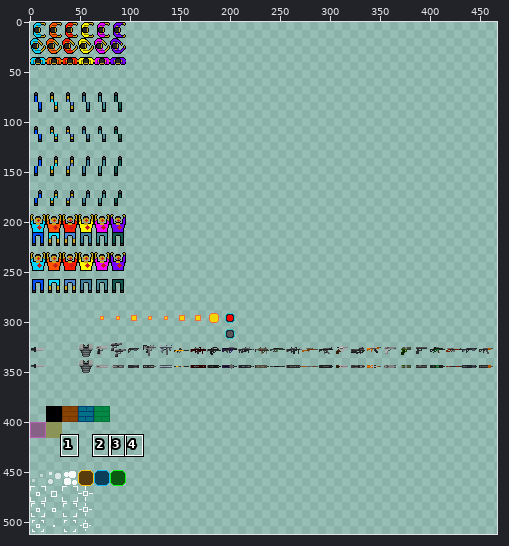
Two versions of one sprite sheet, src/assets/imgs/bank.png. The first picture is a wide view before the edit; the outline marks the close-up.
Close-up. As it was:
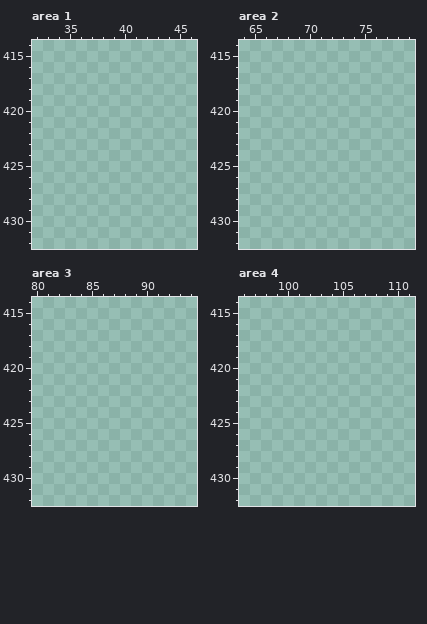
The file is 512x512 pixels. Colours within 5 levels of each other are drawn and written as one. Shown: area 1: x 32..46, y 414..432; area 2: x 64..79, y 414..432; area 3: x 80..94, y 414..432; area 4: x 96..111, y 414..432. The wide view leaves out empty margins. The commit also changed other parts of the picture, which this record leaves out.
And afterwards:
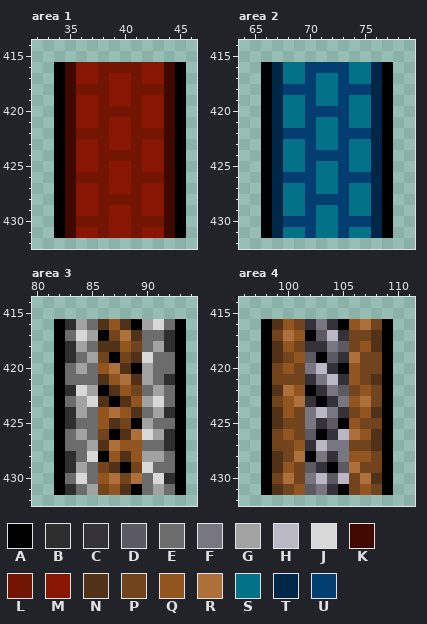
Palette (. is transparent): A #000000  B #2e2e2e  C #343238  D #5b5961  E #6c6c6c  F #787681  G #a2a2a2  H #bab8c5  J #d8d8d8  K #3f0900  L #721503  M #881603  N #513218  P #71441d  Q #925520  R #ae703a  S #037288  T #002648  U #033e72
Edits made:
--- area 1
@@ x 32..46 @@
 415 ...............
-416 ...............
-417 ...............
-418 ...............
-419 ...............
-420 ...............
-421 ...............
-422 ...............
-423 ...............
-424 ...............
-425 ...............
-426 ...............
-427 ...............
-428 ...............
-429 ...............
-430 ...............
-431 ...............
+416 ..AKMMLLLLMMKA.
+417 ..AKMMLMMLMMKA.
+418 ..AKLLLMMLLLKA.
+419 ..AKMMLMMLMMKA.
+420 ..AKMMLLLLMMKA.
+421 ..AKMMLMMLMMKA.
+422 ..AKLLLMMLLLKA.
+423 ..AKMMLMMLMMKA.
+424 ..AKMMLLLLMMKA.
+425 ..AKMMLMMLMMKA.
+426 ..AKLLLMMLLLKA.
+427 ..AKMMLMMLMMKA.
+428 ..AKMMLLLLMMKA.
+429 ..AKMMLMMLMMKA.
+430 ..AKLLLMMLLLKA.
+431 ..AKMMLMMLMMKA.
 432 ...............
--- area 2
@@ x 64..79 @@
 415 ................
-416 ................
-417 ................
-418 ................
-419 ................
-420 ................
-421 ................
-422 ................
-423 ................
-424 ................
-425 ................
-426 ................
-427 ................
-428 ................
-429 ................
-430 ................
-431 ................
+416 ..ATSSUUUUSSTA..
+417 ..ATSSUSSUSSTA..
+418 ..ATUUUSSUUUTA..
+419 ..ATSSUSSUSSTA..
+420 ..ATSSUUUUSSTA..
+421 ..ATSSUSSUSSTA..
+422 ..ATUUUSSUUUTA..
+423 ..ATSSUSSUSSTA..
+424 ..ATSSUUUUSSTA..
+425 ..ATSSUSSUSSTA..
+426 ..ATUUUSSUUUTA..
+427 ..ATSSUSSUSSTA..
+428 ..ATSSUUUUSSTA..
+429 ..ATSSUSSUSSTA..
+430 ..ATUUUSSUUUTA..
+431 ..ATSSUSSUSSTA..
 432 ................
--- area 3
@@ x 80..94 @@
 415 ...............
-416 ...............
-417 ...............
-418 ...............
-419 ...............
-420 ...............
-421 ...............
-422 ...............
-423 ...............
-424 ...............
-425 ...............
-426 ...............
-427 ...............
-428 ...............
-429 ...............
-430 ...............
-431 ...............
+416 ..ABGENQNAGJEA.
+417 ..AEJGAPRNEEBA.
+418 ..ABGENNQPEGBA.
+419 ..ABEGPAPNJEEA.
+420 ..AEGEQRNAGEEA.
+421 ..AEEENQRNGEBA.
+422 ..ABJGANQPEGEA.
+423 ..AEGJNANQGJEA.
+424 ..ABGEQRQNEGBA.
+425 ..ABEEQNPAGEEA.
+426 ..AEGEPANRJGBA.
+427 ..AEEGNRQQEEBA.
+428 ..ABEJAQNQGGEA.
+429 ..ABGEPNAPJEEA.
+430 ..AEJEQRPREJBA.
+431 ..ABEGPQNAEGEA.
 432 ...............
--- area 4
@@ x 96..111 @@
 415 ................
-416 ................
-417 ................
-418 ................
-419 ................
-420 ................
-421 ................
-422 ................
-423 ................
-424 ................
-425 ................
-426 ................
-427 ................
-428 ................
-429 ................
-430 ................
-431 ................
+416 ..ANQPCFCAQRPA..
+417 ..APRQADHCPPNA..
+418 ..ANQPCCFDPQNA..
+419 ..ANPQDADCRPPA..
+420 ..APQPFHCAQPPA..
+421 ..APPPCFHCQPNA..
+422 ..ANRQACFDPQPA..
+423 ..APQRCACFQRPA..
+424 ..ANQPFHFCPQNA..
+425 ..ANPPFCDAQPPA..
+426 ..APQPDACHRQNA..
+427 ..APPQCHFFPPNA..
+428 ..ANPRAFCFQQPA..
+429 ..ANQPDCADRPPA..
+430 ..APRPFHDHPRNA..
+431 ..ANPQDFCAPQPA..
 432 ................
Where, in picture pixels (left, top, right, bottom), the same in both close-ups:
added: (54, 62, 186, 238)
added: (261, 62, 393, 238)
added: (54, 319, 186, 495)
added: (261, 319, 393, 495)
